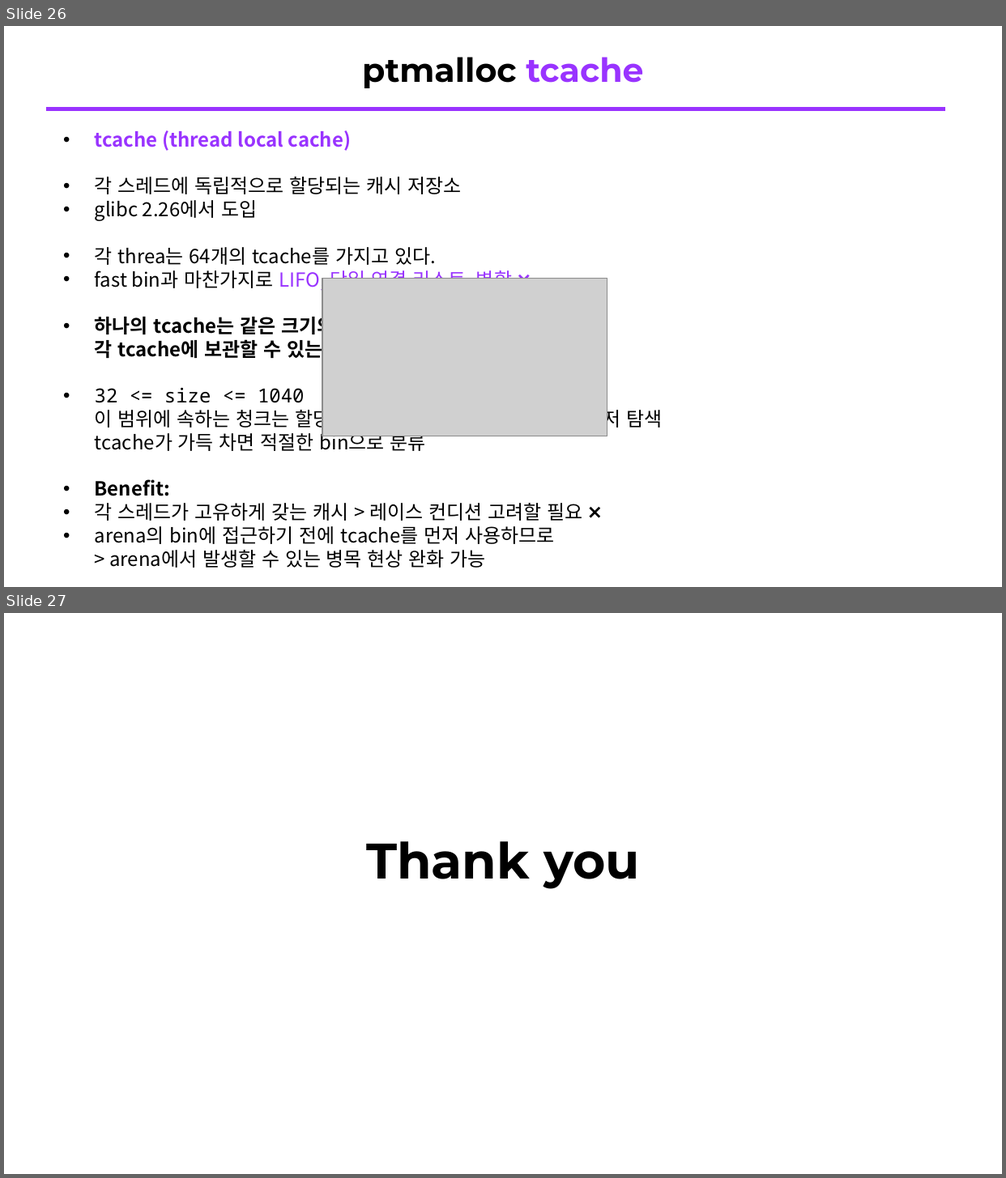
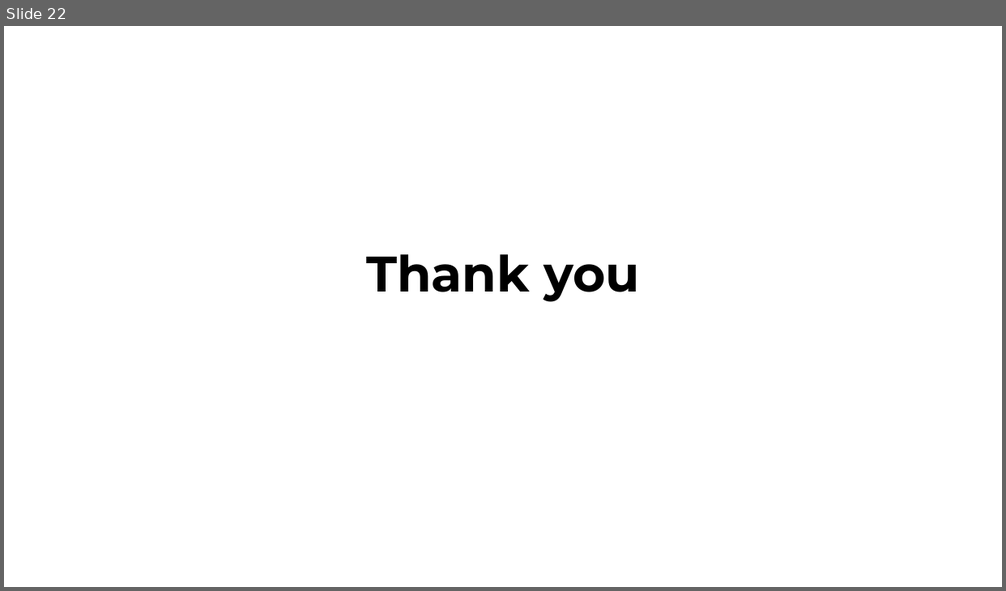
Before and after one commit to sewonpark-sec/SSL-Seminar, a slide deck: 11_Use_After_Free.pptx. Shown one above the other, each under a label of ours: slides 26 and 27 before the commit, slide 22 after it. The pictures are 1006x1178 and 1006x591 pixels, drawn with LibreOffice and Linux fonts; fonts in the diff are those of the drawing; grey boxes stand for pictures. Boxes give left, top, right and bottom in pixels: in the first picture for what was removed or moved away, otherwise in the second. Text is boxed around its words. In the diff, an @@ line names an element or a change of style, - is before the commit and + after.

```diff
--- a/11_Use_After_Free.pptx
+++ b/11_Use_After_Free.pptx
@@ slide 26 removed at (4,26,1002,587), background #FFFFFF @@
@@ title removed at (362,57,643,88) @@
-ptmalloc tcache
@@ line removed from (46, 109) to (946, 109) @@
@@ text removed at (95,130,662,568) @@
-• tcache (thread local cache)
-• 각 스레드에 독립적으로 할당되는 캐시 저장소
-• glibc 2.26에서 도입
-• 각 threa는 64개의 tcache를 가지고 있다.
-• fast bin과 마찬가지로 LIFO, 단일 연결 리스트, 병합 ❌
-• 하나의 tcache는 같은 크기의 청크만 보관
-  각 tcache에 보관할 수 있는 청크 수 : 7개 (메모리 낭비 방지)
-• 32 <= size <= 1040
-  이 범위에 속하는 청크는 할당 및 해제될 때 tcache에서 가장 먼저 탐색
-  tcache가 가득 차면 적절한 bin으로 분류
-• Benefit:
-• 각 스레드가 고유하게 갖는 캐시 > 레이스 컨디션 고려할 필요 ❌
-• arena의 bin에 접근하기 전에 tcache를 먼저 사용하므로
-  > arena에서 발생할 수 있는 병목 현상 완화 가능
@@ picture removed at (322,279,607,436) @@
@@ what was slide 27 is now slide 22 @@
```
Also in this commit, not shown: 10 slides changed, 4 slides added, 8 other slides removed.
